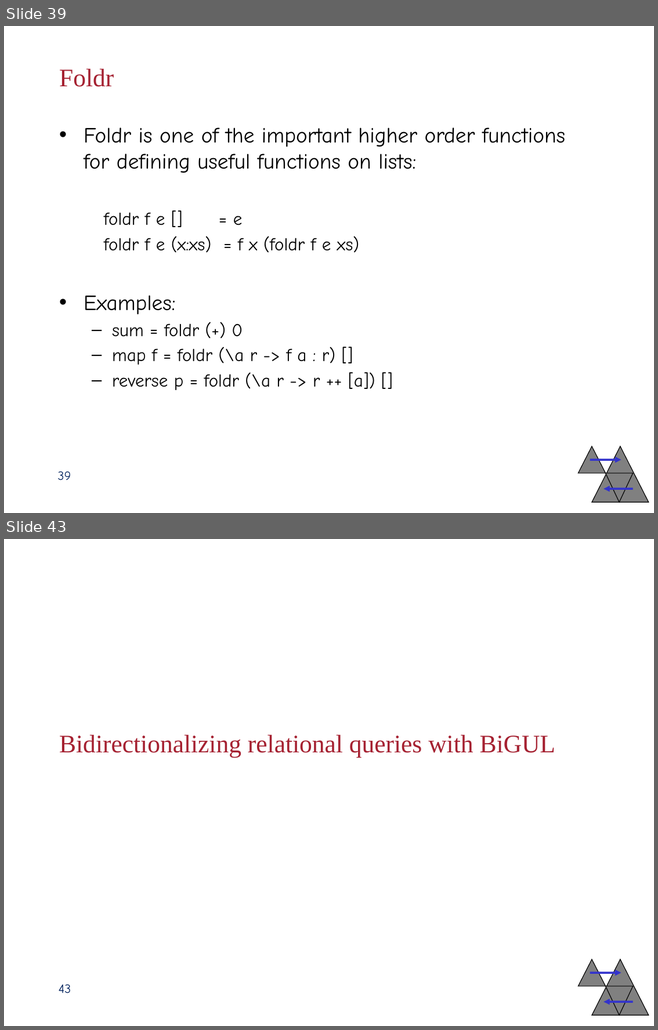
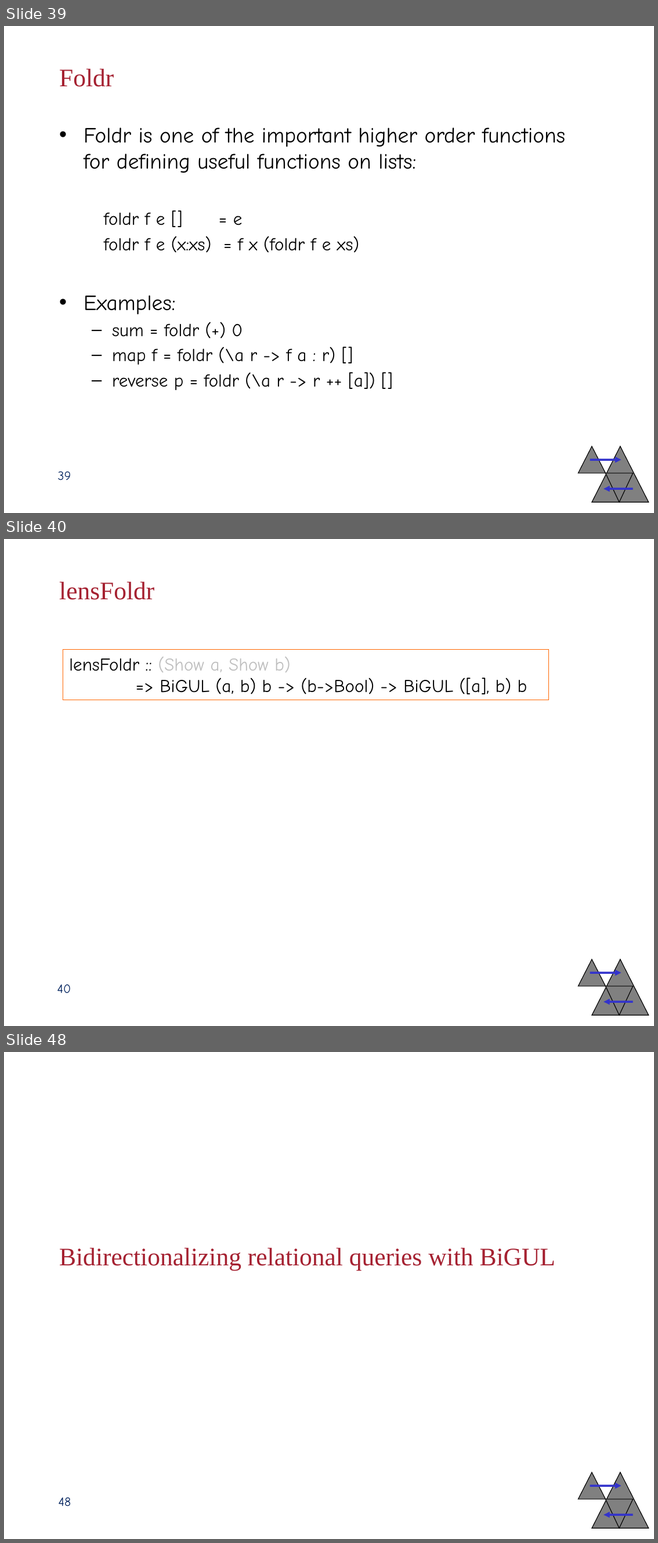
Before and after one commit to blank71/bigul-nix-flake, a slide deck: SummerSchool16/slides/hu.pptx. Shown one above the other, each under a label of ours: slides 39 and 43 before the commit, slides 39, 40 and 48 after it; the slides between them are not shown. The pictures are 658x1030 and 658x1543 pixels, drawn with LibreOffice and Linux fonts; fonts in the diff are those of the drawing; background and template pictures are left out. Boxes give left, top, right and bottom in pixels: in the first picture for what was removed or moved away, otherwise in the second. Text is boxed around its words. In the diff, an @@ line names an element or a change of style, - is before the commit and + after.

```diff
--- a/SummerSchool16/slides/hu.pptx
+++ b/SummerSchool16/slides/hu.pptx
@@ slide 40 added at <box>4,539,654,1026</box>, background #FFFFFF; not listed: 5 template elements that a slide beside it also shows @@
@@ title added at <box>59,581,154,600</box>, 28 pt, text #A52131 @@
+lensFoldr
@@ rectangle added at <box>63,649,549,700</box>, outline #FF6600 0.75 pt, 20 pt, text #000000 @@
+lensFoldr :: (Show a, Show b)
+=> BiGUL (a, b) b -> (b->Bool) -> BiGUL ([a], b) b
@@ page number added at <box>57,984,71,993</box>, 14 pt, text #03235E @@
+40
@@ what was slide 43 is now slide 48 @@
@@ page number at <box>59,1497,71,1506</box>: text changed @@
-43
+48
```
Also in this commit, not shown: 3 slides changed, 4 other slides added, 1 other file.
